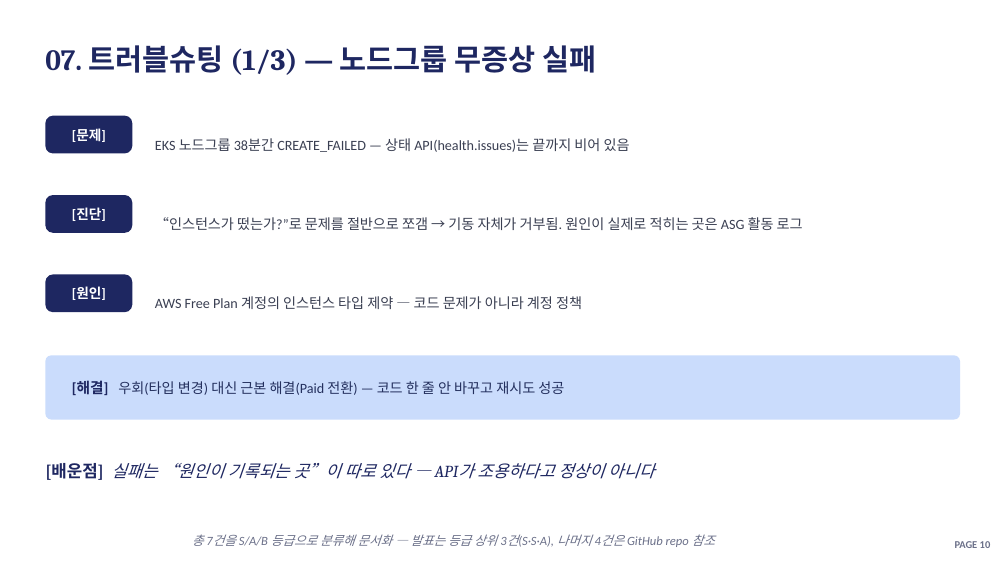
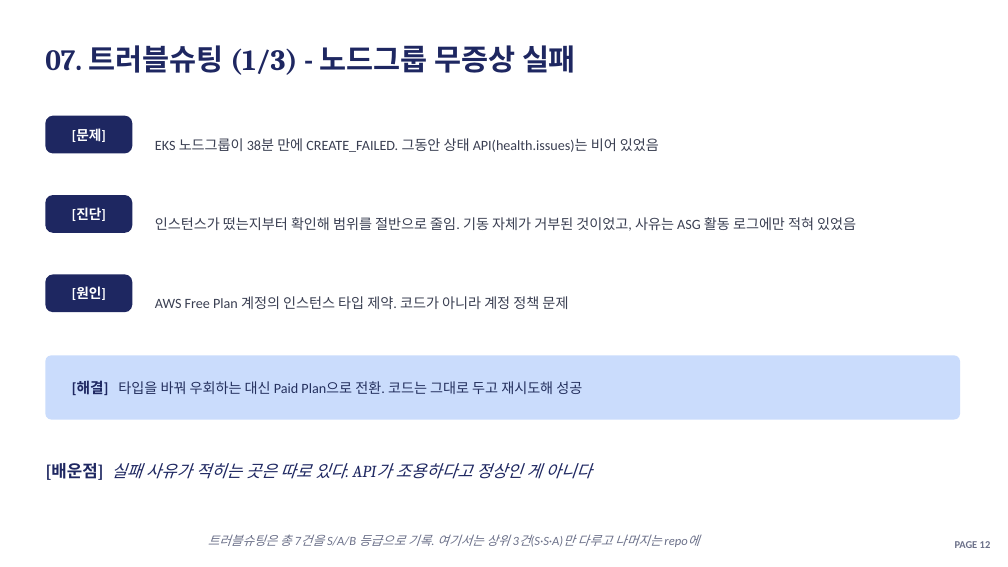
Before and after one commit to soc05272/eks-gitops-portfolio, a slide deck: slide 12 of docs/presentation.pptx. Drawn at 1008x567 pixels with LibreOffice and Linux fonts; fonts in the diff are those of the drawing. Boxes give left, top, right and bottom in pixels: in the first picture for what was removed or moved away, otherwise in the second. Text is boxed around its words. In the diff, an @@ line names an element or a change of style, - is before the commit and + after.

```diff
--- a/docs/presentation.pptx
+++ b/docs/presentation.pptx
@@ text at [45, 45, 576, 75]: text changed @@
-07. 트러블슈팅 (1/3) — 노드그룹 무증상 실패
+07. 트러블슈팅 (1/3) - 노드그룹 무증상 실패
@@ text at [155, 138, 659, 152]: text changed @@
-EKS 노드그룹 38분간 CREATE_FAILED — 상태 API(health.issues)는 끝까지 비어 있음
+EKS 노드그룹이 38분 만에 CREATE_FAILED. 그동안 상태 API(health.issues)는 비어 있었음
@@ text at [155, 217, 856, 231]: text changed @@
-“인스턴스가 떴는가?”로 문제를 절반으로 쪼갬 → 기동 자체가 거부됨. 원인이 실제로 적히는 곳은 ASG 활동 로그
+인스턴스가 떴는지부터 확인해 범위를 절반으로 줄임. 기동 자체가 거부된 것이었고, 사유는 ASG 활동 로그에만 적혀 있었음
@@ text at [155, 296, 568, 309]: text changed @@
-AWS Free Plan 계정의 인스턴스 타입 제약 — 코드 문제가 아니라 계정 정책
+AWS Free Plan 계정의 인스턴스 타입 제약. 코드가 아니라 계정 정책 문제
@@ text at [72, 381, 582, 395]: text changed @@
-[해결] 우회(타입 변경) 대신 근본 해결(Paid 전환) — 코드 한 줄 안 바꾸고 재시도 성공
+[해결] 타입을 바꿔 우회하는 대신 Paid Plan으로 전환. 코드는 그대로 두고 재시도해 성공
@@ text at [45, 463, 592, 480]: text changed @@
-[배운점] 실패는 “원인이 기록되는 곳”이 따로 있다 — API가 조용하다고 정상이 아니다
+[배운점] 실패 사유가 적히는 곳은 따로 있다. API가 조용하다고 정상인 게 아니다
@@ text at [208, 534, 661, 547]: text changed @@
-총 7건을 S/A/B 등급으로 분류해 문서화 — 발표는 등급 상위 3건(S·S·A), 나머지 4건은 GitHub repo 참조
+트러블슈팅은 총 7건을 S/A/B 등급으로 기록. 여기서는 상위 3건(S·S·A)만 다루고 나머지는 repo에
```
Also in this commit, not shown: 18 other slides changed, 1 slide removed, 3 other files.
